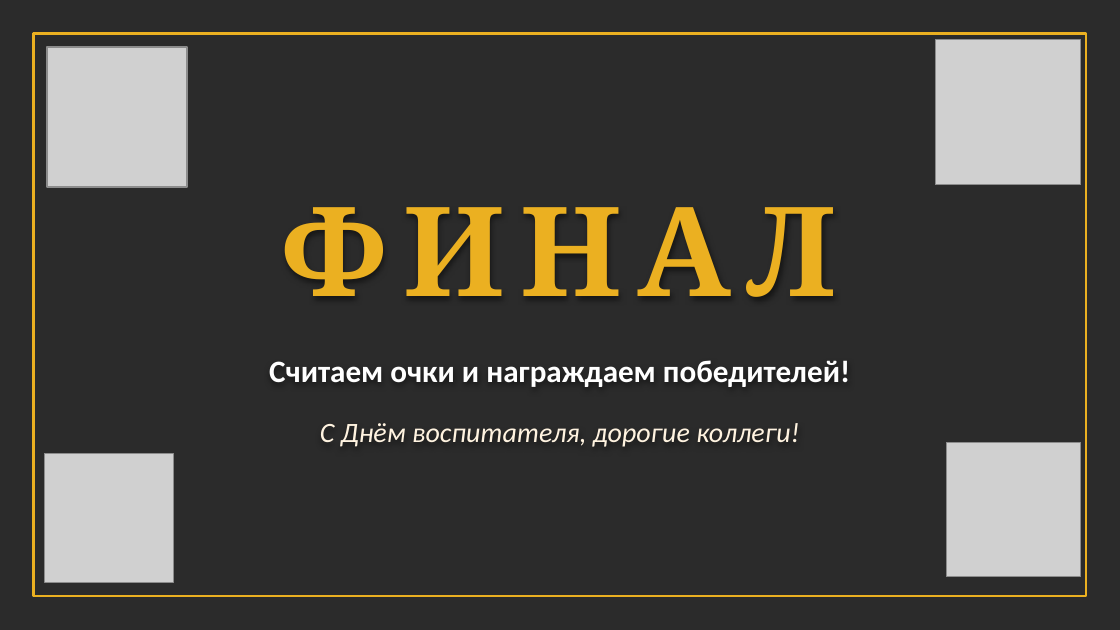
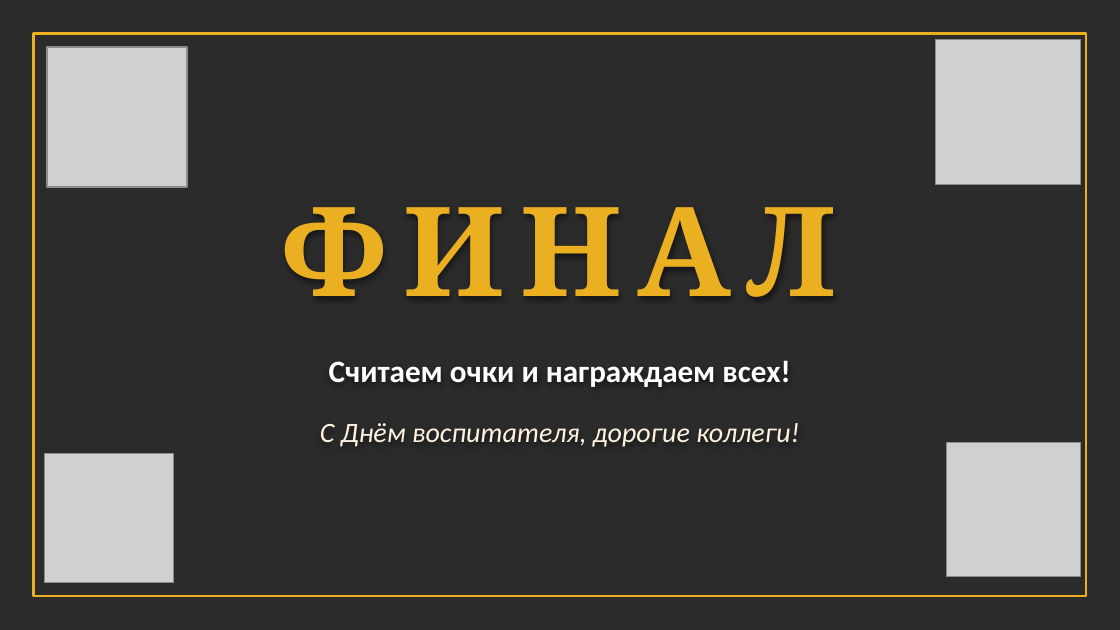
Before and after one commit to sl-himmelreich/heinrich-mario, a slide deck: slide 29 of День_воспитателя_конкурс.pptx. Drawn at 1120x630 pixels with LibreOffice and Linux fonts; fonts in the diff are those of the drawing; grey boxes stand for pictures; background and template pictures are left out; a plain dark background stands for a picture behind light text. Boxes give left, top, right and bottom in pixels: in the first picture for what was removed or moved away, otherwise in the second. Text is boxed around its words. In the diff, an @@ line names an element or a change of style, - is before the commit and + after.

```diff
--- a/День_воспитателя_конкурс.pptx
+++ b/День_воспитателя_конкурс.pptx
@@ text at box(329, 360, 790, 387): text changed @@
-Считаем очки и награждаем победителей!
+Считаем очки и награждаем всех!
```
Also in this commit, not shown: 1 other slide changed, 1 other file.
